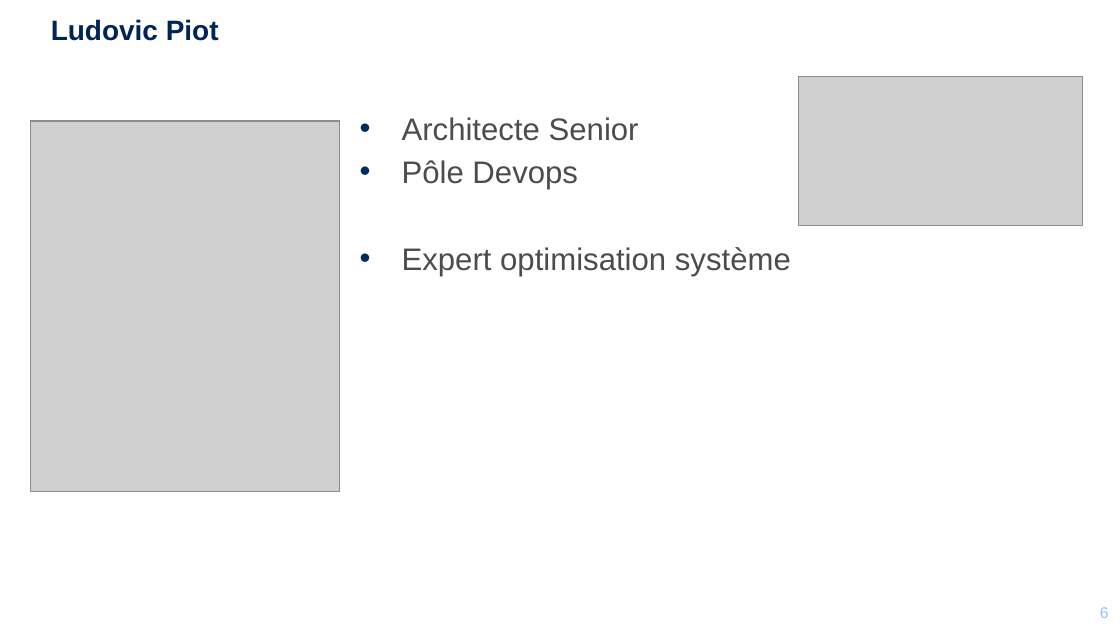
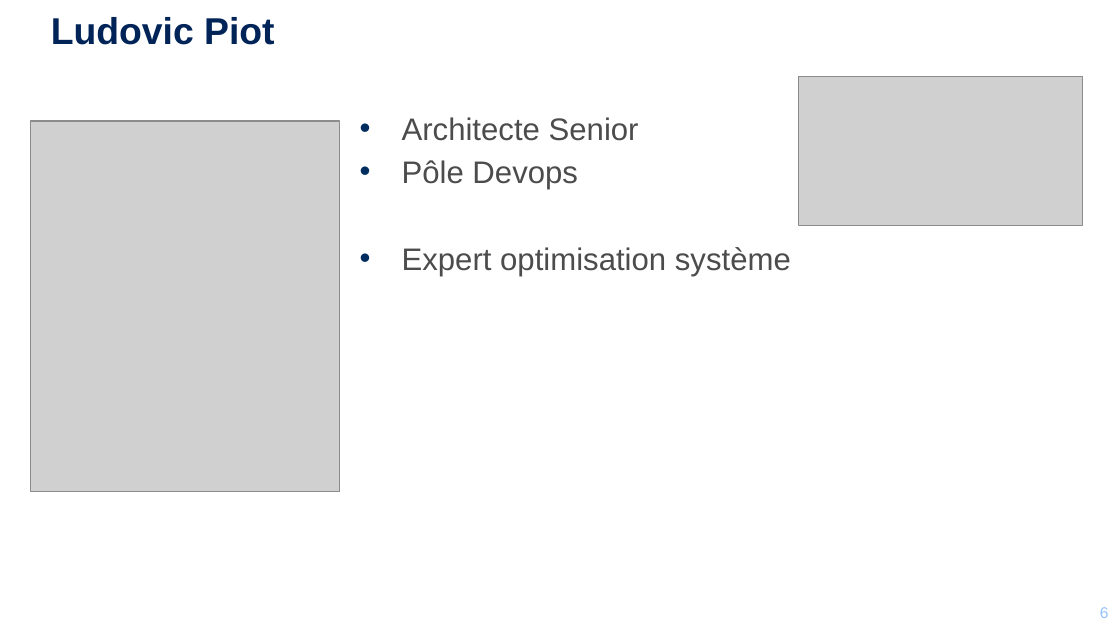
Before and after one commit to mikrob/perfuniversity, a slide deck: slide 6 of PerfUniversity.pptx. Drawn at 1120x630 pixels with LibreOffice and Linux fonts; fonts in the diff are those of the drawing; grey boxes stand for pictures; background and template pictures are left out. Boxes give left, top, right and bottom in pixels: in the first picture for what was removed or moved away, otherwise in the second. Text is boxed around its words. In the diff, an @@ line names an element or a change of style, - is before the commit and + after.

```diff
--- a/PerfUniversity.pptx
+++ b/PerfUniversity.pptx
@@ title "Ludovic Piot" at <box>51,17,274,45</box>: size 18 to 24 pt @@
```
Also in this commit, not shown: 21 other slides changed.
